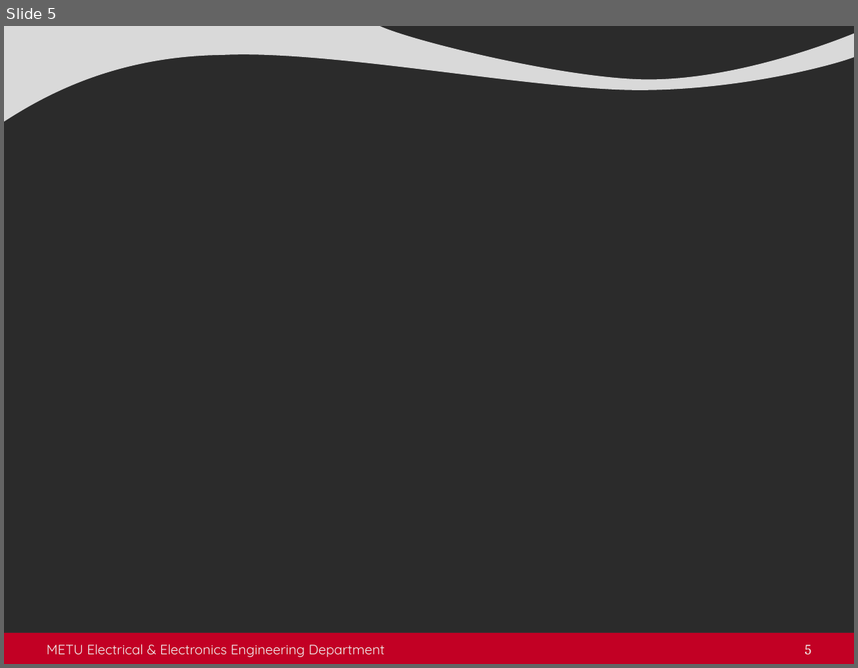
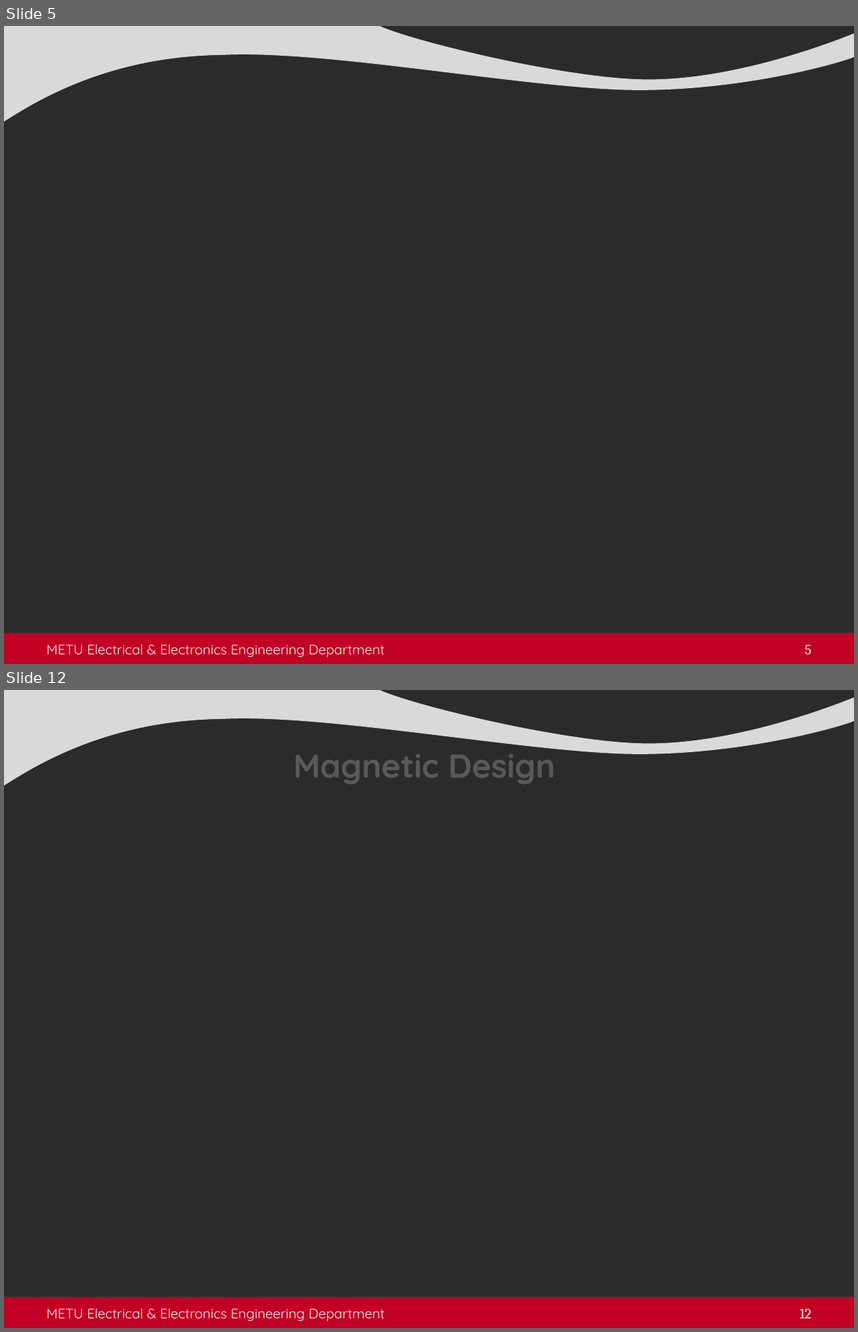
Before and after one commit to busranurkocak/EE464-Term-Project, a slide deck: Presentation/Isolated_presentation.pptx. Shown one above the other, each under a label of ours: slide 5 before the commit, slides 5 and 12 after it; the slides between them are not shown. The pictures are 858x668 and 858x1332 pixels, drawn with LibreOffice and Linux fonts; fonts in the diff are those of the drawing; grey boxes stand for pictures; background and template pictures are left out; a plain dark background stands for a picture behind light text. Boxes give left, top, right and bottom in pixels: in the first picture for what was removed or moved away, otherwise in the second. Text is boxed around its words. In the diff, an @@ line names an element or a change of style, - is before the commit and + after.

Commit message:
Transformer design presentation added.

```diff
--- a/Presentation/Isolated_presentation.pptx
+++ b/Presentation/Isolated_presentation.pptx
@@ slide 12 added at (4,690,854,1328), background picture (left out); not listed: 2 template elements that a slide beside it also shows @@
@@ title added at (293,744,556,784), 28 pt, text #595959, bold @@
+Magnetic Design
@@ text added at (47,1308,385,1321), 11.5 pt, text #F2F2F2 @@
+METU Electrical & Electronics Engineering Department
@@ page number added at (800,1308,811,1318), 12 pt, text #F2F2F2 @@
+12
```
Also in this commit, not shown: 9 other slides added.
